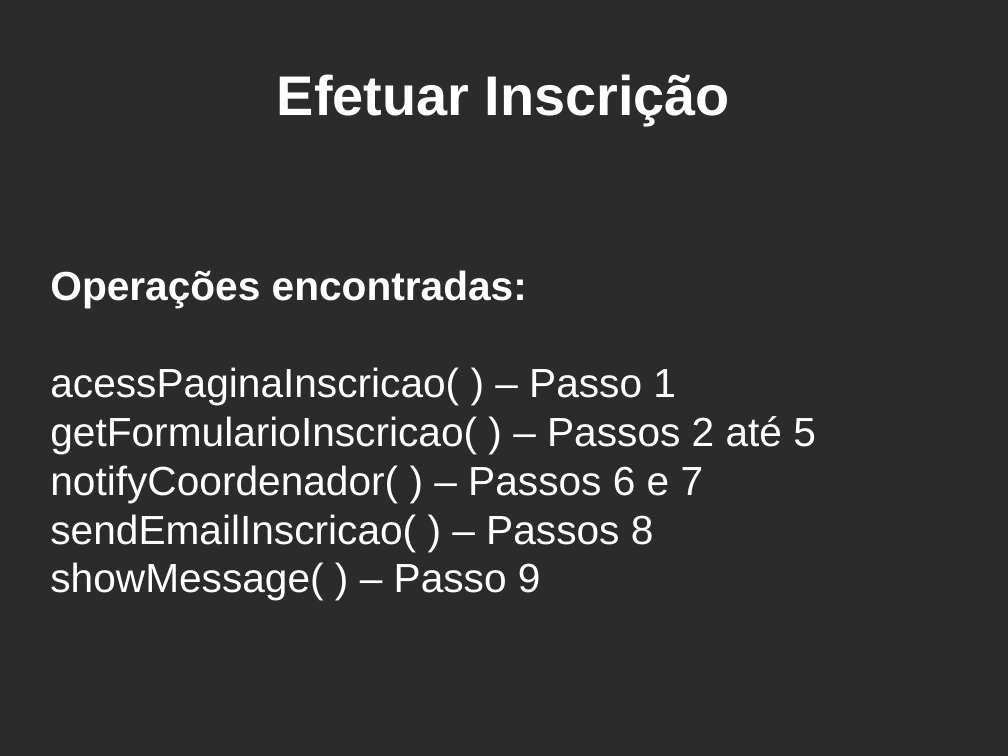
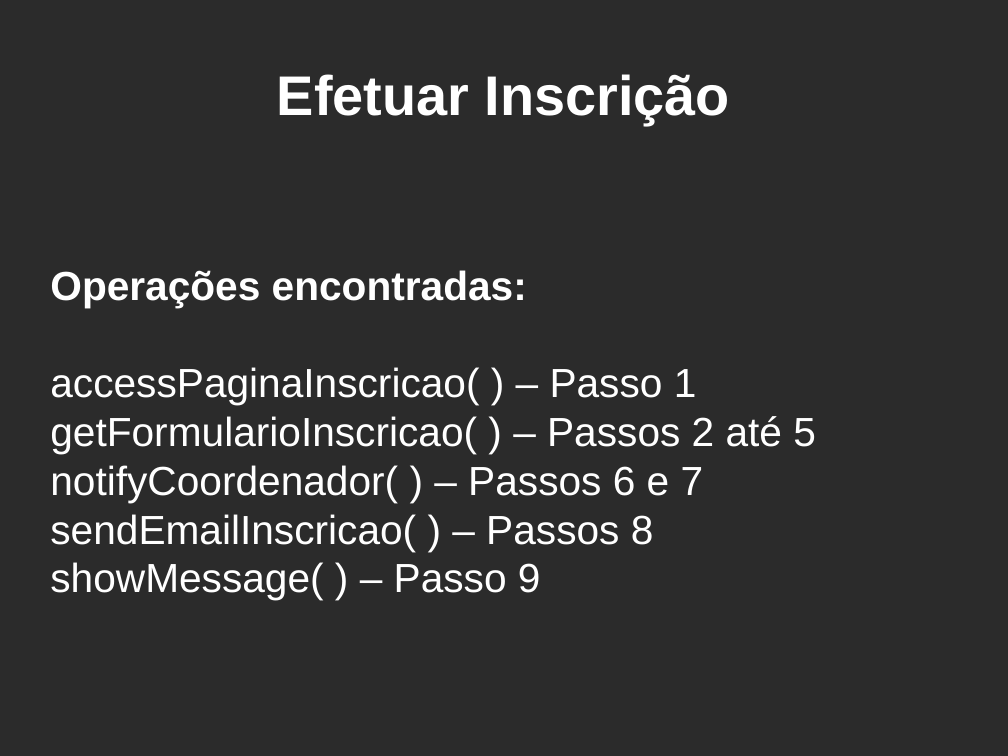
Before and after one commit to birocchi/mc436-unicamp-2009s2-g8, a slide deck: slide 13 of apresentacao/apresentacao etapa 4.odp. Drawn at 1008x756 pixels with LibreOffice and Linux fonts; fonts in the diff are those of the drawing; background and template pictures are left out; a plain dark background stands for a picture behind light text. Boxes give left, top, right and bottom in pixels: in the first picture for what was removed or moved away, otherwise in the second. Text is boxed around its words. In the diff, an @@ line names an element or a change of style, - is before the commit and + after.

Commit message:
acess -> access de novo.

```diff
--- a/apresentacao/apresentacao etapa 4.odp
+++ b/apresentacao/apresentacao etapa 4.odp
@@ subtitle at (x1=50, y1=367, x2=697, y2=405): text changed @@
-acessPaginaInscricao( ) – Passo 1
+accessPaginaInscricao( ) – Passo 1
```
Also in this commit, not shown: 1 other slide changed.
